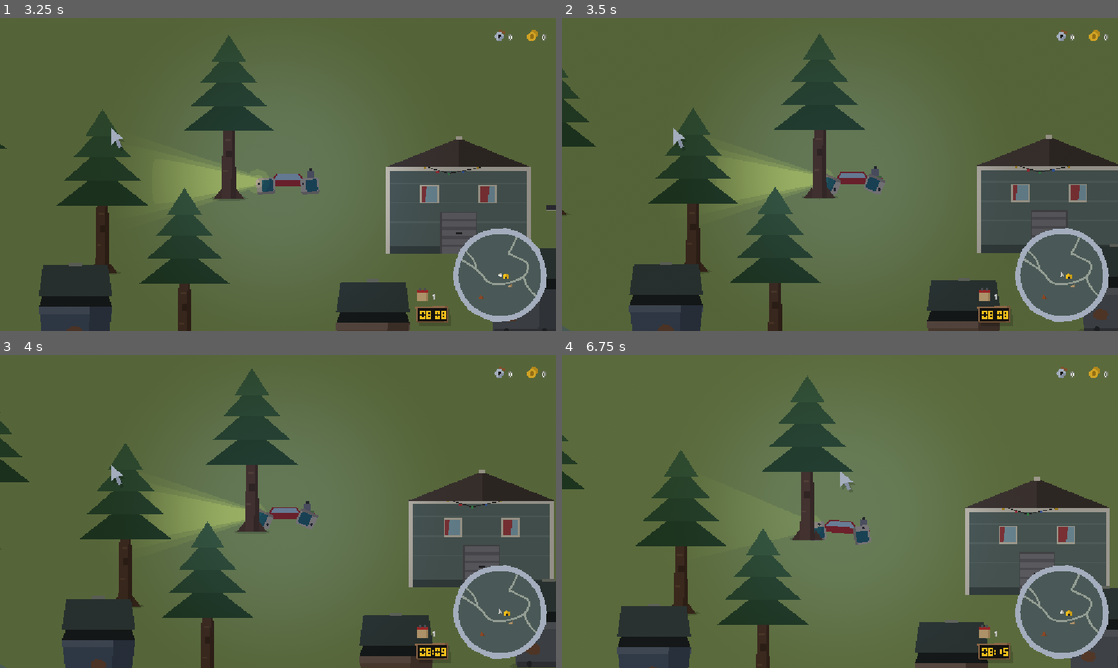
Above: before the commit, frames 1-4 (two rows, left to right).
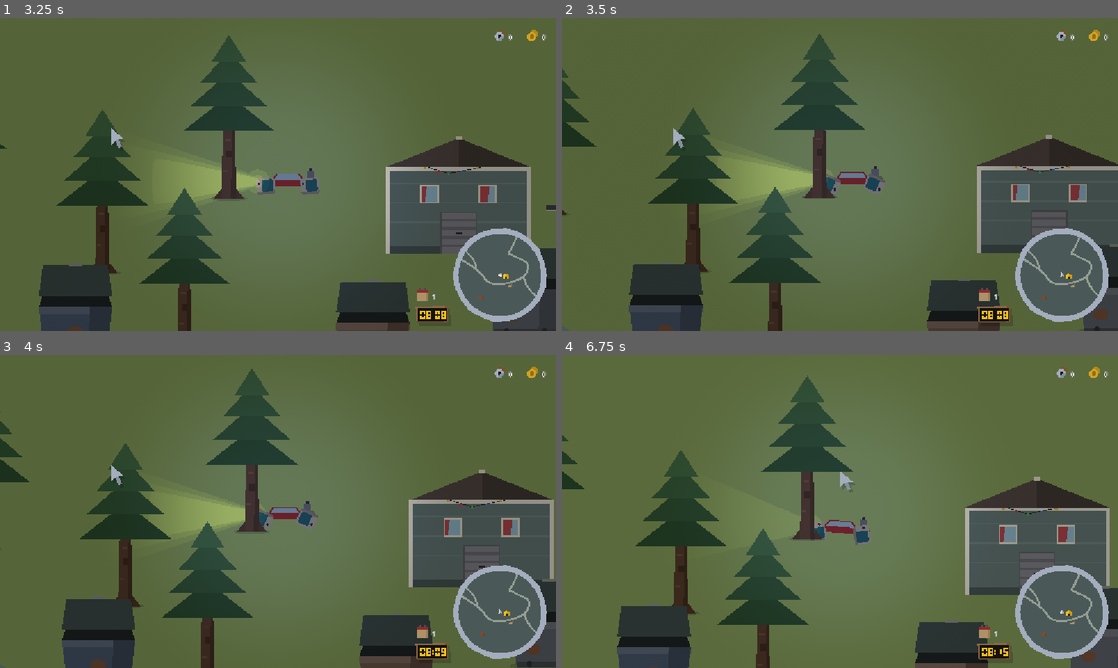
Above: after the commit, the same moments.

Repository: davidkovacwebdev/junkyard-drag-racing
Game: Godot game, scene res://scenes/menu/main_menu.tscn
Two runs of this game, one before a commit and one after it. Both use one fixed random seed, a clock stepped at 60 frames per second and the inputs below.
Inputs (mouse positions are in pixels of both pictures, inside the frame that each line leads up to):
- Up to frame 1 (3.25 s): click "New Game" at 0.5 s; tap Enter (ui_accept) at 1.25, 1.52, 1.82 s; move the mouse to (250, 237) at 1.27 s; hold W 1.28-2 s; tap K at 1.35 s; click (250, 237) at 1.42 s; drag from (444, 221) to (278, 193) at 2.02 s; move the mouse to (111, 127) at 2.77 s; hold Left (ui_left) from 2.78 s (still down); tap J at 2.85 s
- Up to frame 2 (3.5 s): keep holding Left (ui_left)
- Up to frame 3 (4 s): release Left (ui_left) at 3.5 s; drag from (305, 511) to (111, 464) at 3.52 s
- Up to frame 4 (6.75 s): move the mouse to (756, 433) at 4.27 s; hold S 4.28-5 s; tap 2 at 4.35 s; tap Enter (ui_accept) at 4.52, 4.82 s; drag from (962, 495) to (756, 433) at 5.02 s; move the mouse to (728, 527) at 5.77 s; hold W 5.78-6.5 s; tap P at 5.85 s; click (728, 527) at 5.92 s; drag from (895, 442) to (728, 527) at 6.52 s

Frame 1 is identical in both runs. In frame 2, less than 0.1% of the frame differs, in the area x 0-98%, y 15-98%; in frame 3, 0.1%; in frame 4, 0.2%, in the area x 0-100%, y 16-97%.

Commit message:
driving reverted to good old

Diff:
--- a/scripts/world/player_car.gd
+++ b/scripts/world/player_car.gd
@@ -38,14 +38,6 @@
 ## Overrides any movement input and still scales with road/puddle
 ## handling, so braking on wet ground slides.
 @export var brake_response: float = 1.5
-## How fast the car's direction of travel catches up to a new input
-## direction, independent of how fast its speed changes (see acceleration/
-## friction) — much lower than those on purpose. The car keeps carrying its
-## old heading into a turn and slides around into the new one over a beat
-## instead of snapping instantly, reading as a drift rather than crisp,
-## point-and-go steering. Also scaled by handling_multiplier, so turns are
-## looser still off-road or on a puddle.
-@export var turn_response: float = 2.5
 ## Same convention as TrashSpawner.roads_path: the exported path first,
 ## falling back to searching the scene for any RoadNetwork if it doesn't
 ## resolve (e.g. this scene got reparented).
@@ -294,38 +286,15 @@
 		# can't change what it's doing anything like as quickly.
 		handling_multiplier *= puddle_slip_multiplier
 
-	# Speed and direction ease independently, braking or not — direction
-	# only ever comes from input_dir (never target_velocity, so it's live
-	# even while braking forces target_velocity to zero), and only ever
-	# catches up at the much slower turn_response, so the car can still be
-	# steered into a slide while shedding speed instead of only ever
-	# decaying in a straight line under braking. Speed tracks its own
-	# target at accel_rate/brake_response same as always.
-	var current_dir := velocity.normalized() if velocity.length() > 1.0 else Vector2.ZERO
-	var target_dir := input_dir.normalized() if input_dir != Vector2.ZERO else current_dir
-	if current_dir == Vector2.ZERO:
-		current_dir = target_dir
-	# Pressing roughly the opposite of the way the car's currently moving
-	# decelerates it in a straight line instead of slerping through an
-	# arbitrary arc — slerp between two near-opposite vectors is a
-	# near-180° singularity anyway (it has to pick some perpendicular to
-	# rotate through), and a real car doesn't spin around when you throw it
-	# into reverse, it slows down first.
-	var reversing := current_dir != Vector2.ZERO and current_dir.dot(target_dir) < -0.7
-	var blended_dir := current_dir if reversing \
-			else current_dir.slerp(target_dir, 1.0 - exp(-turn_response * handling_multiplier * delta))
-
-	var new_speed: float
 	if braking:
-		new_speed = velocity.length() * exp(-brake_response * handling_multiplier * delta)
-		if new_speed < 1.0:
-			new_speed = 0.0
-	elif reversing:
-		new_speed = move_toward(velocity.length(), 0.0, acceleration * handling_multiplier * delta)
+		var braked_speed := velocity.length() * exp(-brake_response * handling_multiplier * delta)
+		if input_dir != Vector2.ZERO:
+			var steered_velocity := input_dir.normalized() * velocity.length()
+			velocity = velocity.move_toward(steered_velocity, acceleration * handling_multiplier * delta)
+		velocity = velocity.limit_length(braked_speed) if braked_speed >= 1.0 else Vector2.ZERO
 	else:
 		var base_rate := friction if input_dir == Vector2.ZERO else acceleration
-		new_speed = move_toward(velocity.length(), target_velocity.length(), base_rate * handling_multiplier * delta)
-	velocity = blended_dir * new_speed
+		velocity = velocity.move_toward(target_velocity, base_rate * handling_multiplier * delta)
 	var velocity_before_move := velocity
 	move_and_slide()
 	_strip_velocity_into_collisions()
